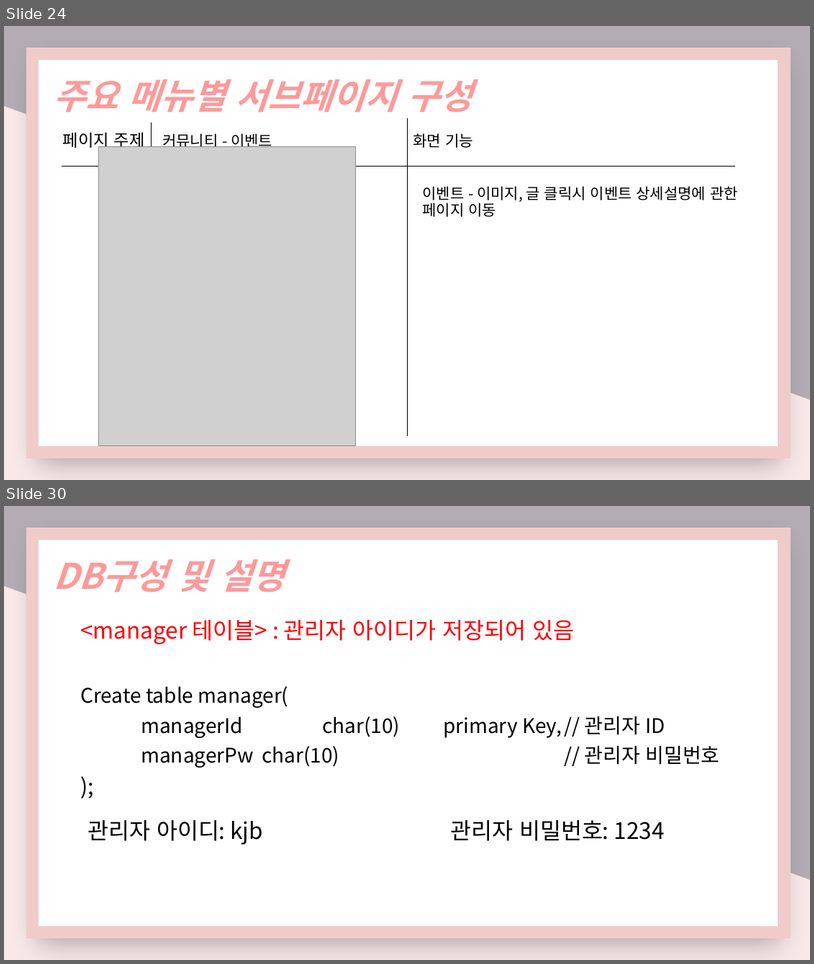
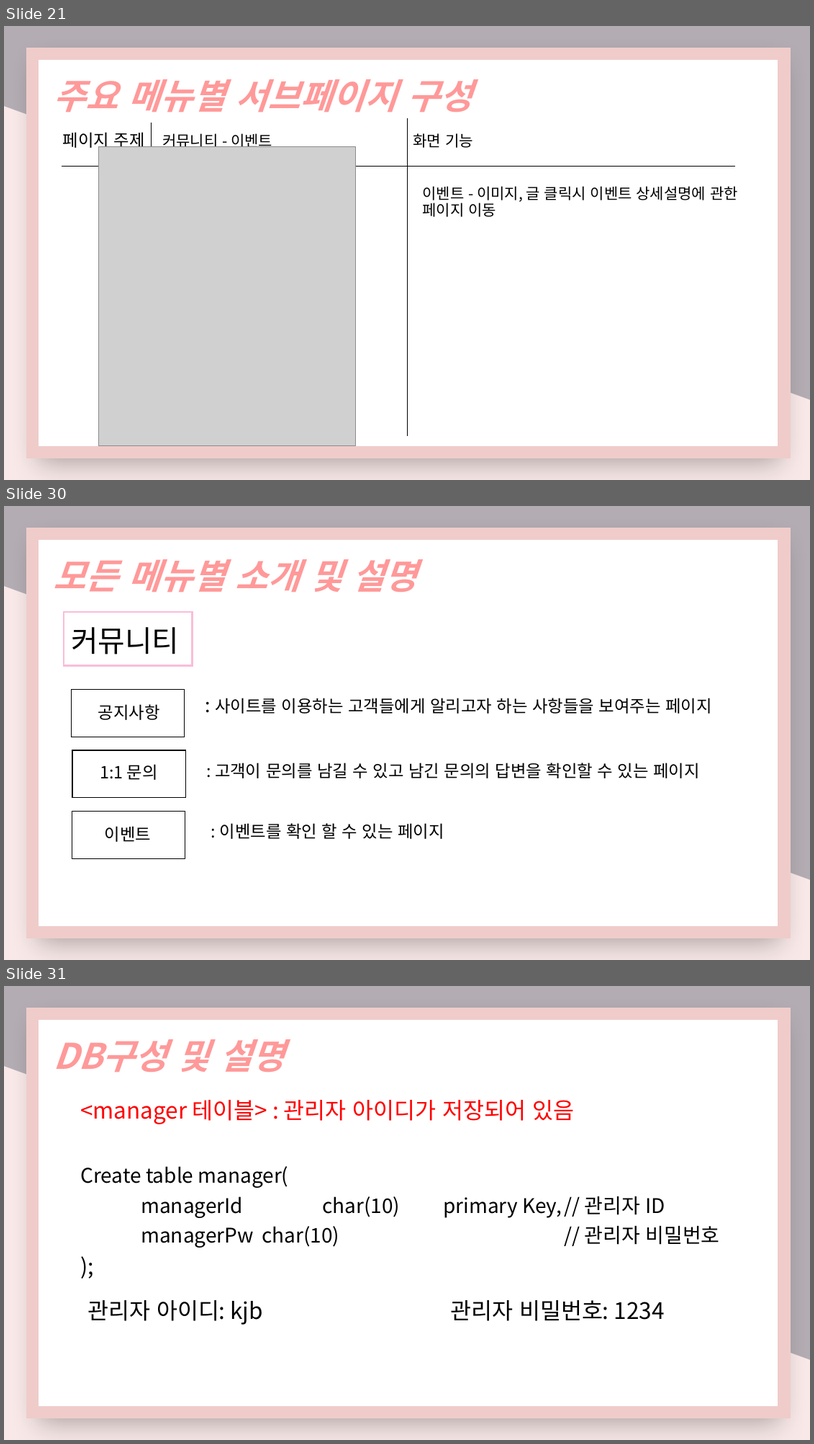
Before and after one commit to nimi2838/thecare, a slide deck: 졸작 기획서.pptx. Shown one above the other, each under a label of ours: slides 24 and 30 before the commit, slides 21, 30 and 31 after it; the slides between them are not shown. The pictures are 814x964 and 814x1444 pixels, drawn with LibreOffice and Linux fonts; fonts in the diff are those of the drawing; grey boxes stand for pictures. Boxes give left, top, right and bottom in pixels: in the first picture for what was removed or moved away, otherwise in the second. Text is boxed around its words. In the diff, an @@ line names an element or a change of style, - is before the commit and + after.

```diff
--- a/졸작 기획서.pptx
+++ b/졸작 기획서.pptx
@@ slide 30 added at [4,506,810,960], background gradient #B3ACB3 to #F8E9E8 @@
@@ rectangle added at [32,534,785,932], fill #FFFFFF, outline #D9D9D9 14.75 pt @@
@@ text added at [53,559,417,592], 42 pt, text #FF9999, bold, italic @@
+모든 메뉴별 소개 및 설명
@@ rectangle added at [64,612,193,666], outline #FBBCD9 2 pt @@
@@ text added at [71,627,179,654], 35 pt, text #000000 @@
+커뮤니티
@@ rectangle added at [71,690,184,736], outline #000000 1 pt @@
@@ text added at [215,698,712,713], 20 pt, text #000000 @@
+: 사이트를 이용하는 고객들에게 알리고자 하는 사항들을 보여주는 페이지
@@ text added at [98,704,160,720], 20 pt, text #000000 @@
+공지사항
@@ rectangle added at [72,750,185,798], outline #000000 1 pt @@
@@ text added at [100,764,158,780], 20 pt, text #000000 @@
+1:1 문의
@@ text added at [215,762,700,778], 20 pt, text #000000 @@
+: 고객이 문의를 남길 수 있고 남긴 문의의 답변을 확인할 수 있는 페이지
@@ rectangle added at [72,811,185,859], outline #000000 1 pt @@
@@ text added at [105,826,151,842], 20 pt, text #000000 @@
+이벤트
@@ text added at [220,823,444,839], 20 pt, text #000000 @@
+: 이벤트를 확인 할 수 있는 페이지
@@ what was slide 24 is now slide 21 @@
@@ what was slide 30 is now slide 31 @@
```
Also in this commit, not shown: 7 slides changed, 3 other slides added, 3 slides removed, 8 other files.
